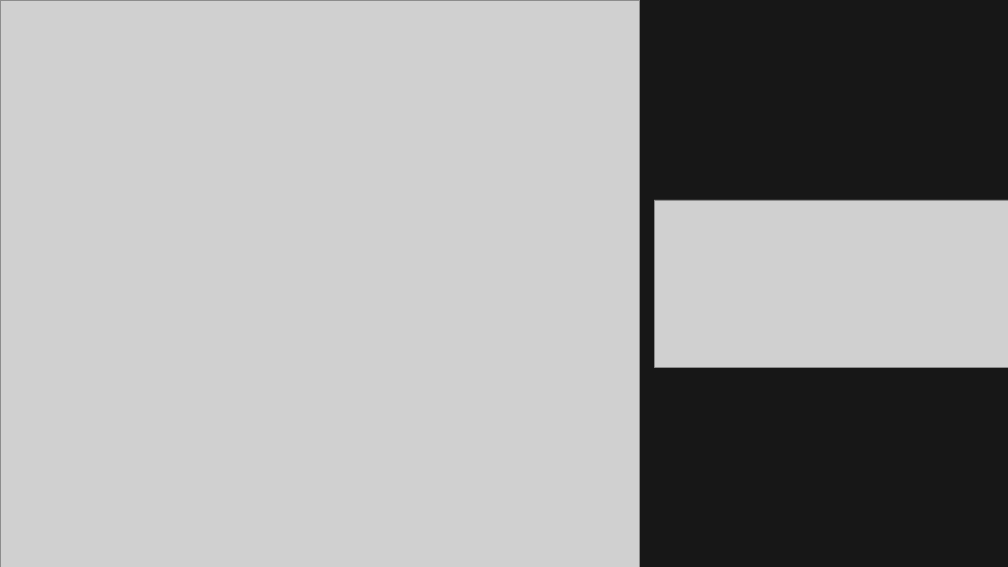
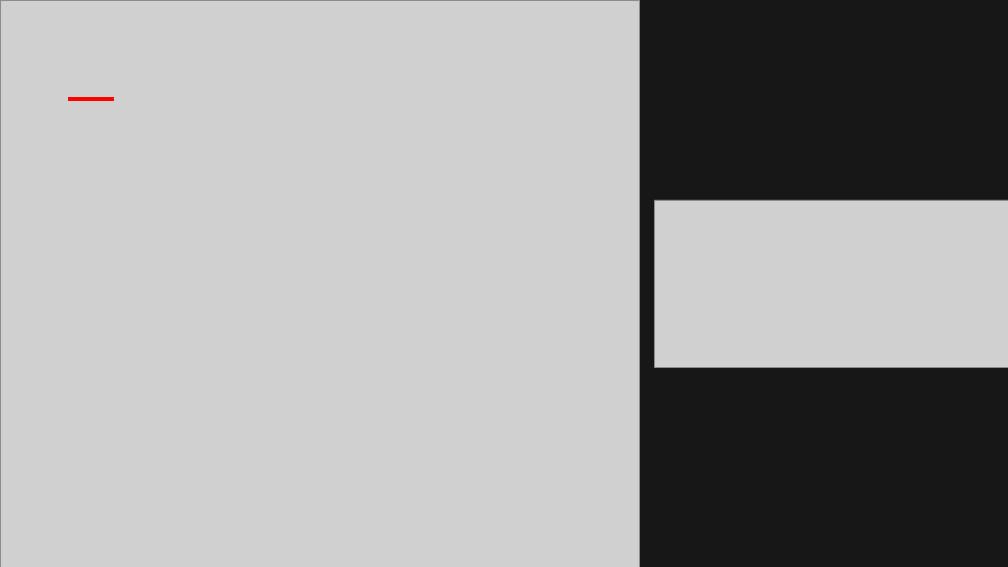
Before and after one commit to ReubenBond/presentations, a slide deck: slide 21 of CodeGen2018/Slides.pptx. Drawn at 1008x567 pixels with LibreOffice and Linux fonts; fonts in the diff are those of the drawing; grey boxes stand for pictures. Boxes give left, top, right and bottom in pixels: in the first picture for what was removed or moved away, otherwise in the second. Text is boxed around its words. In the diff, an @@ line names an element or a change of style, - is before the commit and + after.

```diff
--- a/CodeGen2018/Slides.pptx
+++ b/CodeGen2018/Slides.pptx
@@ rectangle added at <box>69,97,114,101</box>, fill #FF0000, outline #FF0000 1 pt @@
```
Also in this commit, not shown: 1 other slide changed, 1 slide added, 1 slide removed, 3 other files.
